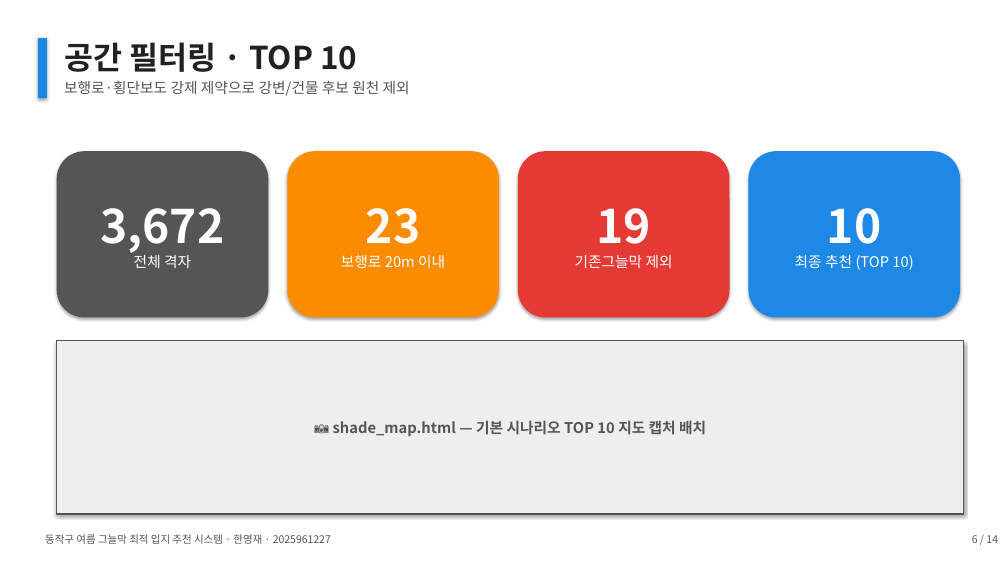
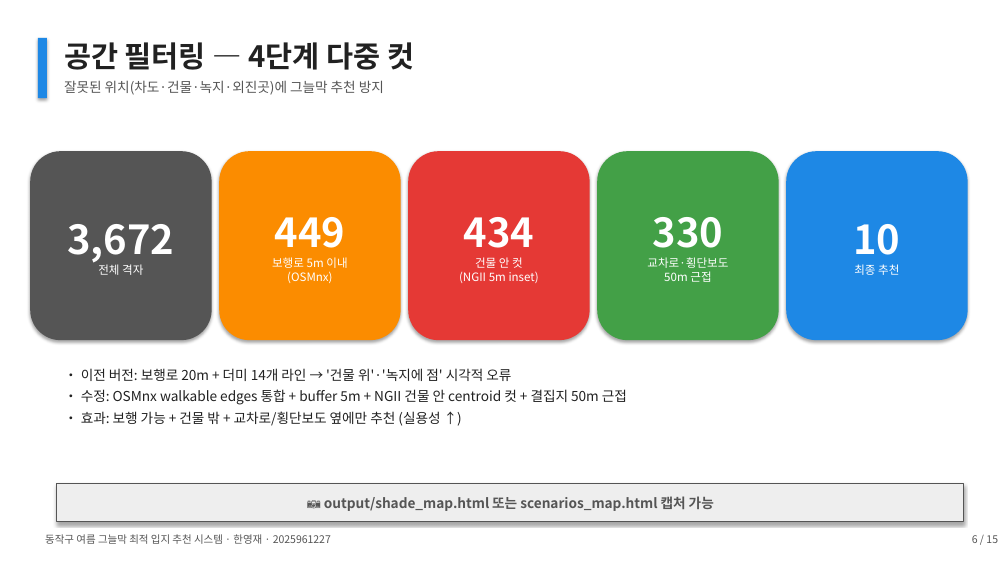
Before and after one commit to thgtot92/project_1, a slide deck: slide 6 of presentation/동작구_그늘막_최종발표.pptx. Drawn at 1008x567 pixels with LibreOffice and Linux fonts; fonts in the diff are those of the drawing. Boxes give left, top, right and bottom in pixels: in the first picture for what was removed or moved away, otherwise in the second. Text is boxed around its words. In the diff, an @@ line names an element or a change of style, - is before the commit and + after.

```diff
--- a/presentation/동작구_그늘막_최종발표.pptx
+++ b/presentation/동작구_그늘막_최종발표.pptx
@@ text at (x1=64, y1=42, x2=414, y2=70): text changed; size 30 to 28 pt @@
-공간 필터링 · TOP 10
+공간 필터링 — 4단계 다중 컷
@@ text at (x1=64, y1=80, x2=384, y2=95): text changed; size 14 to 13 pt @@
-보행로·횡단보도 강제 제약으로 강변/건물 후보 원천 제외
+잘못된 위치(차도·건물·녹지·외진곳)에 그늘막 추천 방지
@@ rounded rectangle "3,672" resized from (x1=57, y1=151, x2=268, y2=318) to (x1=30, y1=151, x2=212, y2=340) @@
@@ rounded rectangle "3,672" at (x1=30, y1=151, x2=212, y2=340): size 44 to 38 pt in "3,672"; size 14 to 11 pt in "전체 격자" @@
@@ rounded rectangle "449" resized from (x1=287, y1=151, x2=499, y2=318) to (x1=219, y1=151, x2=401, y2=340) @@
@@ rounded rectangle added at (x1=408, y1=151, x2=590, y2=340), fill #E53935, 11 pt, text #FFFFFF @@
+434
+건물 안 컷
+(NGII 5m inset)
@@ rounded rectangle removed at (x1=518, y1=151, x2=730, y2=318) @@
-19
-기존그늘막 제외
@@ rounded rectangle added at (x1=597, y1=151, x2=779, y2=340), fill #43A047, 11 pt, text #FFFFFF @@
+330
+교차로·횡단보도
+50m 근접
@@ rounded rectangle "10" resized from (x1=749, y1=151, x2=960, y2=318) to (x1=786, y1=151, x2=968, y2=340) @@
@@ text in rounded rectangle at (x1=272, y1=217, x2=347, y2=283): text changed; size 14 to 11 pt @@
-23
-보행로 20m 이내
+449
+보행로 5m 이내
+(OSMnx)
@@ text in rounded rectangle at (x1=853, y1=224, x2=900, y2=265): size 44 to 38 pt in "10" @@
@@ text in rounded rectangle at (x1=854, y1=264, x2=899, y2=275): text changed; size 14 to 11 pt @@
-최종 추천 (TOP 10)
+최종 추천
@@ rectangle removed at (x1=57, y1=340, x2=964, y2=514) @@
-📷 shade_map.html — 기본 시나리오 TOP 10 지도 캡처 배치
@@ text added at (x1=81, y1=368, x2=627, y2=426), 13 pt, text #212121 @@
+• 이전 버전: 보행로 20m + 더미 14개 라인 → '건물 위'·'녹지에 점' 시각적 오류
+• 수정: OSMnx walkable edges 통합 + buffer 5m + NGII 건물 안 centroid 컷 + 결집지 50m 근접
+• 효과: 보행 가능 + 건물 밖 + 교차로/횡단보도 옆에만 추천 (실용성 ↑)
@@ rectangle added at (x1=57, y1=484, x2=964, y2=522), fill #EEEEEE, outline #555555 1 pt, 13 pt, text #555555, bold @@
+📷 output/shade_map.html 또는 scenarios_map.html 캡처 가능
@@ text at (x1=972, y1=535, x2=998, y2=543): text changed @@
-6 / 14
+6 / 15
```
Also in this commit, not shown: 11 other slides changed, 3 slides added, 2 slides removed, 4 other files.
